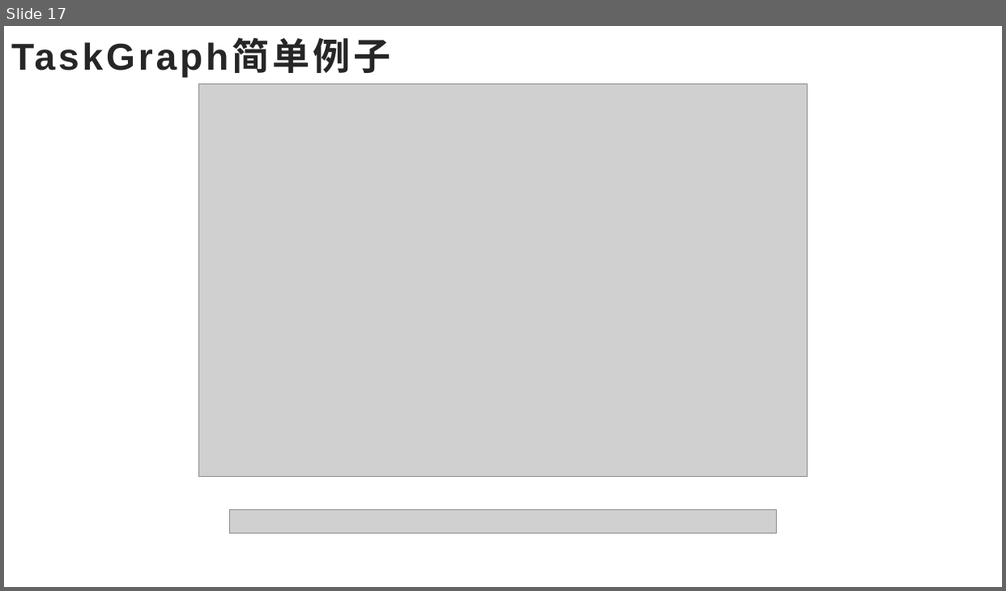
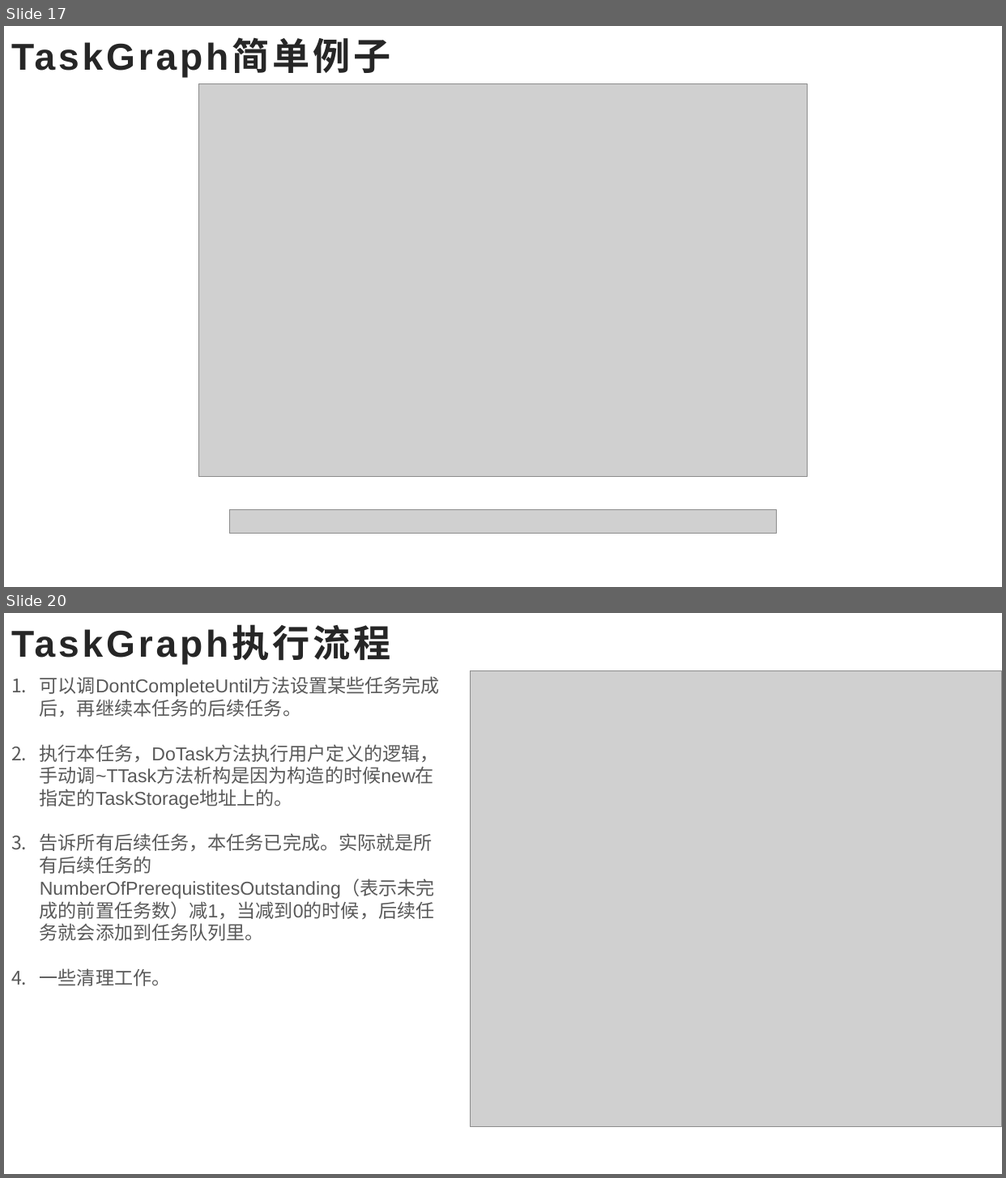
Before and after one commit to ZLam/LearnUE4, a slide deck: MultiThread/PPT/UE4_多线程.pptx. Shown one above the other, each under a label of ours: slide 17 before the commit, slides 17 and 20 after it; the slides between them are not shown. The pictures are 1006x591 and 1006x1178 pixels, drawn with LibreOffice and Linux fonts; fonts in the diff are those of the drawing; grey boxes stand for pictures. Boxes give left, top, right and bottom in pixels: in the first picture for what was removed or moved away, otherwise in the second. Text is boxed around its words. In the diff, an @@ line names an element or a change of style, - is before the commit and + after.

```diff
--- a/MultiThread/PPT/UE4_多线程.pptx
+++ b/MultiThread/PPT/UE4_多线程.pptx
@@ slide 20 added at (x1=4, y1=613, x2=1002, y2=1174), background #FFFFFF @@
@@ title added at (x1=11, y1=627, x2=391, y2=664), 36 pt, text #262626, bold @@
+TaskGraph执行流程
@@ text added at (x1=40, y1=676, x2=440, y2=986), 18 pt, text #595959 @@
+1. 可以调DontCompleteUntil方法设置某些任务完成后，再继续本任务的后续任务。
+2. 执行本任务，DoTask方法执行用户定义的逻辑，手动调~TTask方法析构是因为构造的时候new在指定的TaskStorage地址上的。
+3. 告诉所有后续任务，本任务已完成。实际就是所有后续任务的NumberOfPrerequistitesOutstanding（表示未完成的前置任务数）减1，当减到0的时候，后续任务就会添加到任务队列里。
+4. 一些清理工作。
@@ picture added at (x1=471, y1=671, x2=1002, y2=1127) @@
```
Also in this commit, not shown: 3 other slides added, 1 slide removed.
